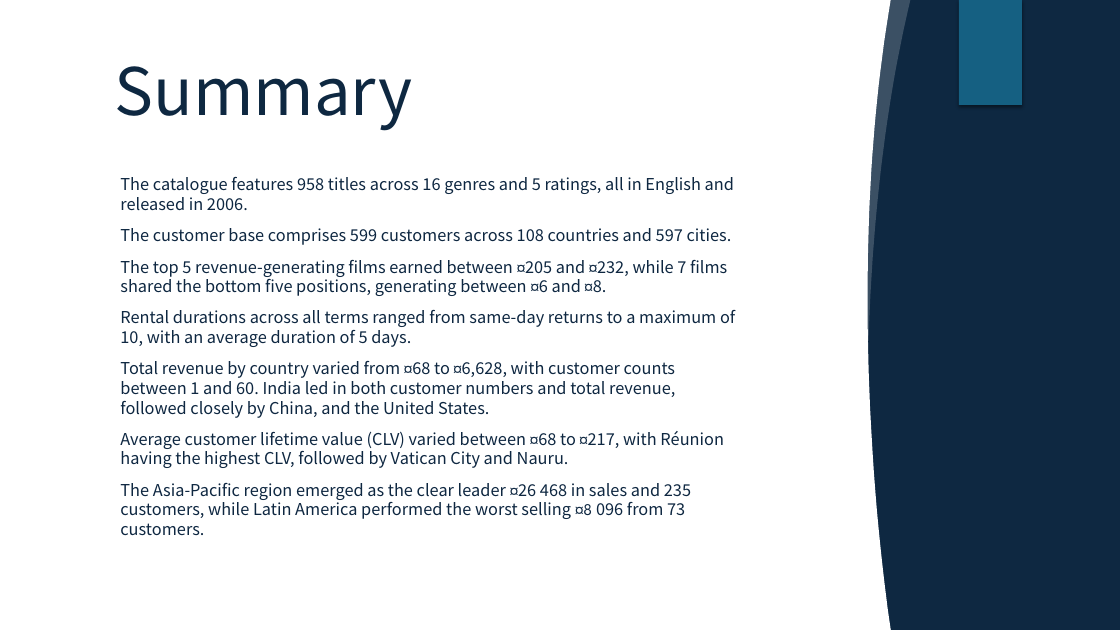
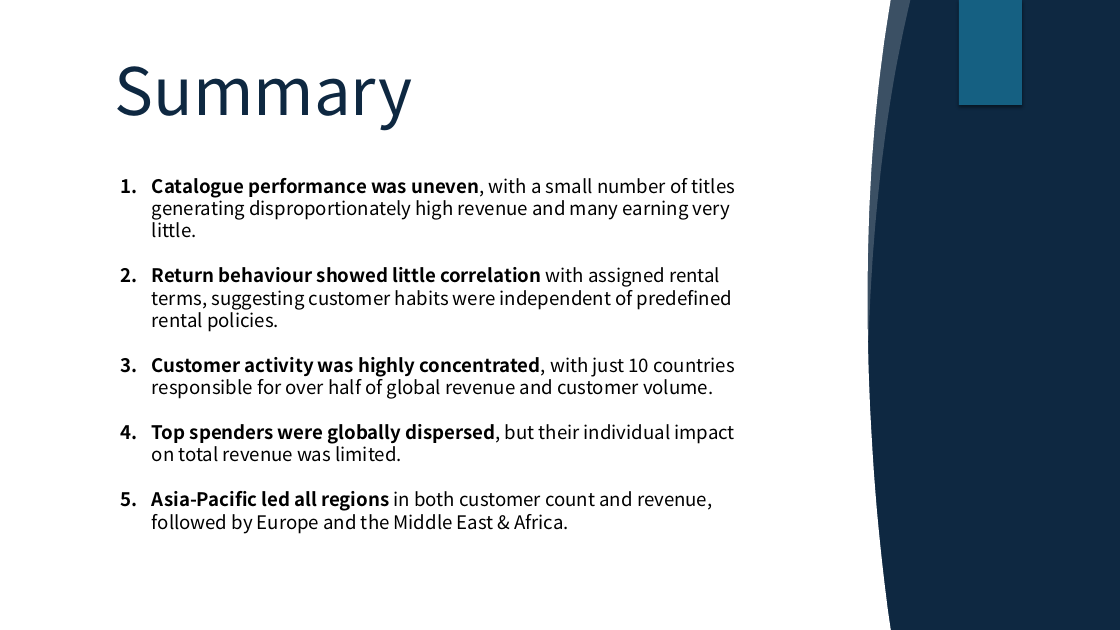
Before and after one commit to davidgriesel/03_streaming_service_database_queries, a slide deck: slide 8 of deliverables/presentation.pptx (slide 10 before the commit). Drawn at 1120x630 pixels with LibreOffice and Linux fonts; fonts in the diff are those of the drawing; grey boxes stand for pictures; background and template pictures are left out. Boxes give left, top, right and bottom in pixels: in the first picture for what was removed or moved away, otherwise in the second. Text is boxed around its words. In the diff, an @@ line names an element or a change of style, - is before the commit and + after.

```diff
--- a/deliverables/presentation.pptx
+++ b/deliverables/presentation.pptx
@@ text at (x1=152, y1=178, x2=735, y2=534): text changed; size 14 to 16 pt; text colour #0E2741 to #000000 @@
-The catalogue features 958 titles across 16 genres and 5 ratings, all in English and released in 2006.
-The customer base comprises 599 customers across 108 countries and 597 cities.
-The top 5 revenue-generating films earned between ¤205 and ¤232, while 7 films shared the bottom five positions, generating between ¤6 and ¤8.
-Rental durations across all terms ranged from same-day returns to a maximum of 10, with an average duration of 5 days.
-Total revenue by country varied from ¤68 to ¤6,628, with customer counts between 1 and 60. India led in both customer numbers and total revenue, followed closely by China, and the United States.
-Average customer lifetime value (CLV) varied between ¤68 to ¤217, with Réunion having the highest CLV, followed by Vatican City and Nauru.
-The Asia-Pacific region emerged as the clear leader ¤26 468 in sales and 235 customers, while Latin America performed the worst selling ¤8 096 from 73 customers.
+1. Catalogue performance was uneven, with a small number of titles generating disproportionately high revenue and many earning very little.
+2. Return behaviour showed little correlation with assigned rental terms, suggesting customer habits were independent of predefined rental policies.
+3. Customer activity was highly concentrated, with just 10 countries responsible for over half of global revenue and customer volume.
+4. Top spenders were globally dispersed, but their individual impact on total revenue was limited.
+5. Asia-Pacific led all regions in both customer count and revenue, followed by Europe and the Middle East & Africa.
```
Also in this commit, not shown: 7 other slides changed, 2 slides removed, 13 other files.
